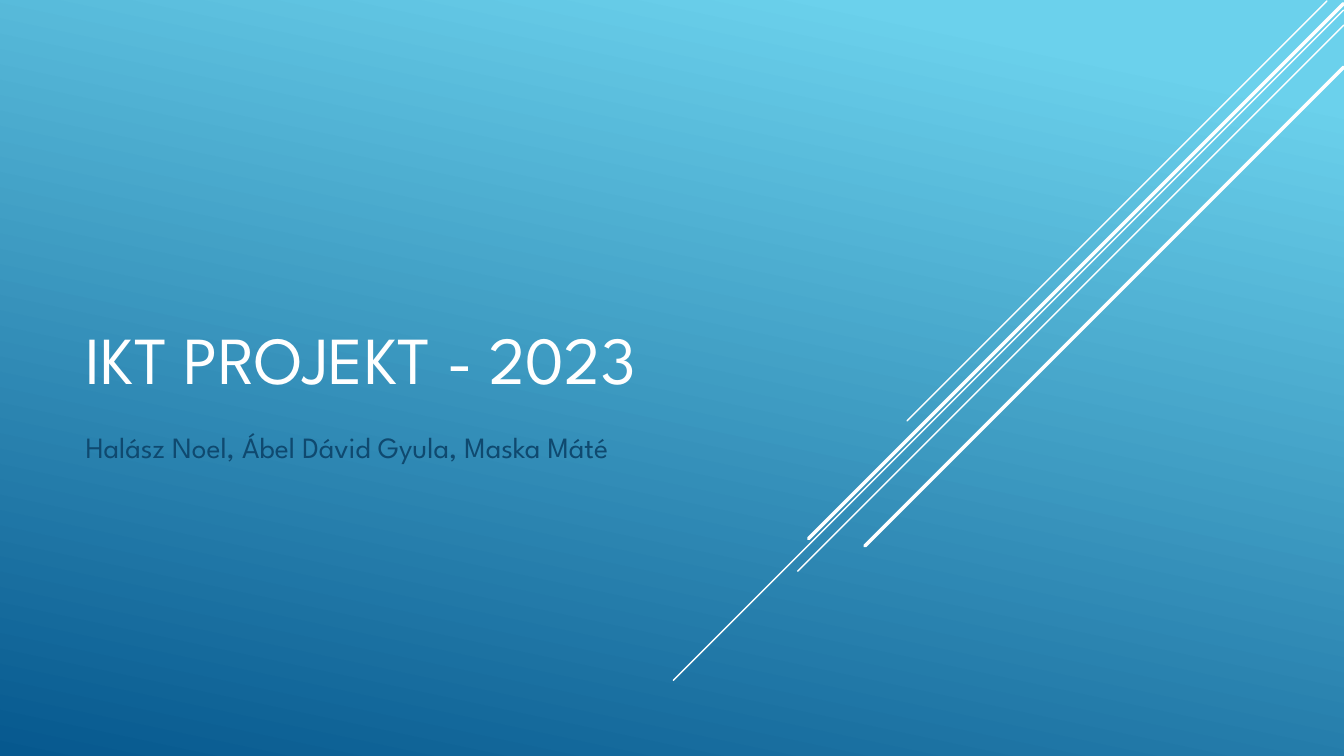
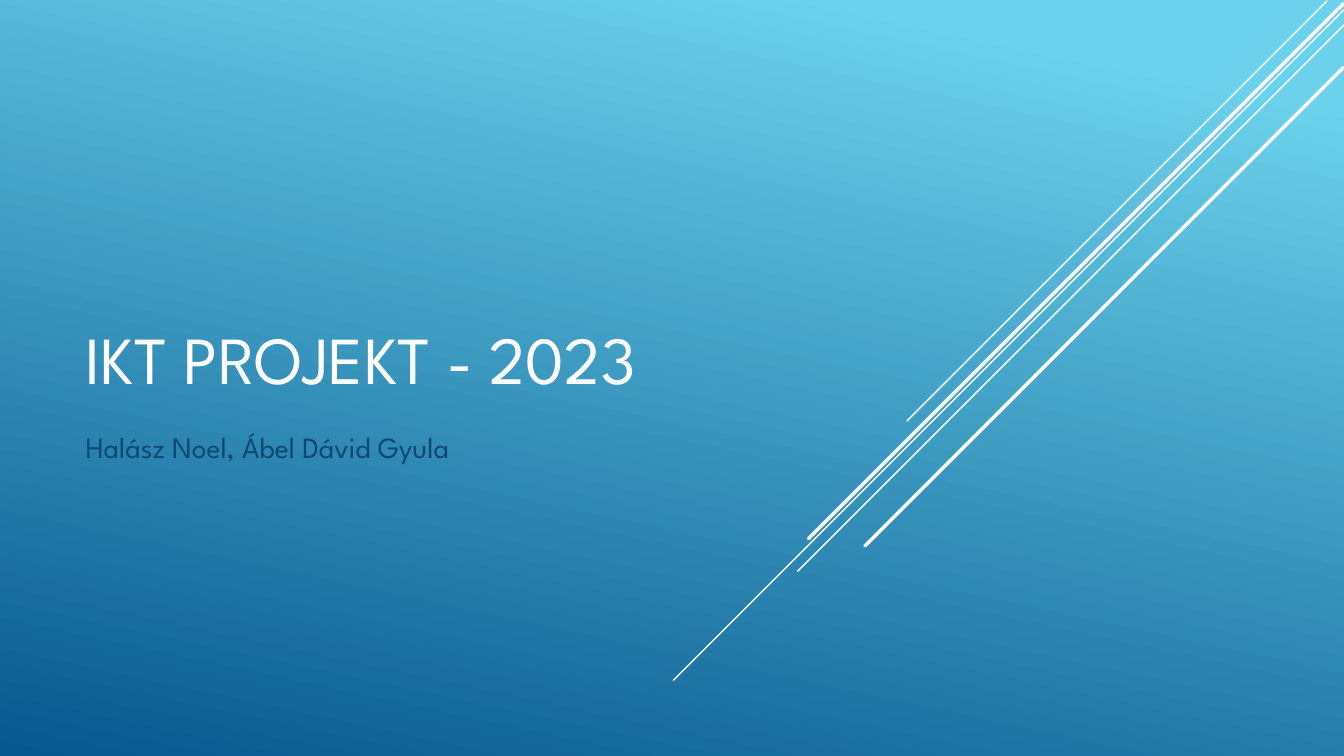
Before and after one commit to halasznoel/IKTp, a slide deck: slide 1 of Projekt/IKT Projekt - 2023.pptx. Drawn at 1344x756 pixels with LibreOffice and Linux fonts; fonts in the diff are those of the drawing. Boxes give left, top, right and bottom in pixels: in the first picture for what was removed or moved away, otherwise in the second. Text is boxed around its words. In the diff, an @@ line names an element or a change of style, - is before the commit and + after.

```diff
--- a/Projekt/IKT Projekt - 2023.pptx
+++ b/Projekt/IKT Projekt - 2023.pptx
@@ subtitle at (x1=86, y1=434, x2=449, y2=464): text changed @@
-Halász Noel, Ábel Dávid Gyula, Maska Máté
+Halász Noel, Ábel Dávid Gyula
```
Also in this commit, not shown: 3 other files.
